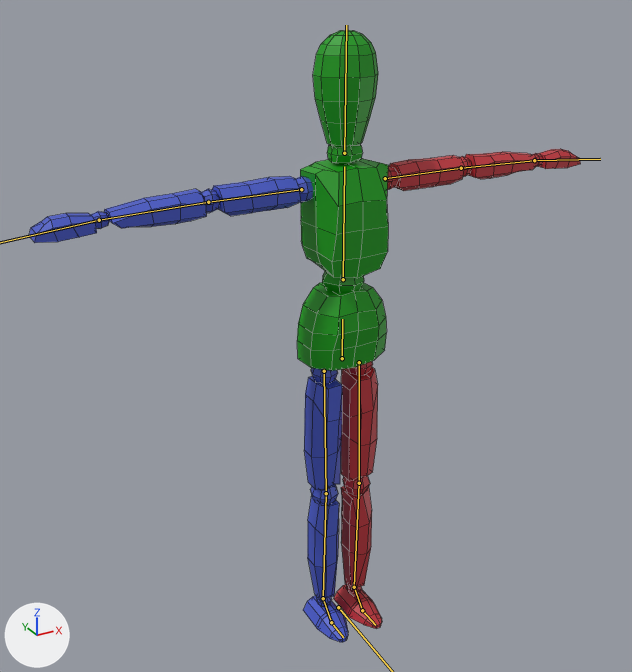
Renders of the FBX model Assets/Blender/Character.fbx from each side of a commit.
One viewpoint serves both versions: a 50 mm camera at (-1.079, -1.817, 1.827) aimed at (-0.051, 0.052, 0.892). The lights are fixed; the arrows at lower left show +X, +Y and +Z. The bones that bend it are drawn over the model as lines. Mesh edges are drawn as thin lines.

Names of what the first picture shows: 'Character'.
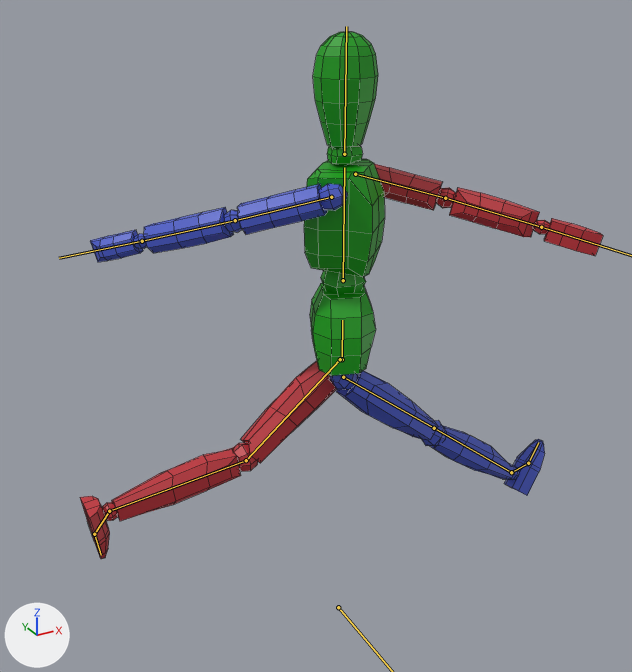
The newer file adds an action. The first version stands in its rest pose; the second is drawn at frame 1 of the action 'DashLeft'.

The change, as a diff of the scene's bpy script:
```diff
--- a/Assets/Blender/Character.fbx.py
+++ b/Assets/Blender/Character.fbx.py
@@ bone_hip @@
 bone_hip = bpy.data.objects['Armature'].pose.bones['Hip']  # child of 'Root'
-bone_hip.location = (0.0, 0.0, 0.0)
-bone_hip.rotation_quaternion = (1.0, 0.0, 0.0, 0.0)  # degrees (0, 0, 0)
+bone_hip.location = (0.0, -0.02, 0.0)
+bone_hip.rotation_quaternion = (0.843, 0.0, 0.537, 0.0)  # degrees (0, 65, 0)
@@ bone_spine @@
 bone_spine = bpy.data.objects['Armature'].pose.bones['Spine']  # child of 'Hip'
-bone_spine.rotation_quaternion = (1.0, 0.0, 0.0, 0.0)  # degrees (0, 0, 0)
+bone_spine.rotation_quaternion = (0.985, 0.0, -0.174, 0.0)  # degrees (0, -20, 0)
@@ bone_head @@
 bone_head = bpy.data.objects['Armature'].pose.bones['Head']  # child of 'Spine'
-bone_head.rotation_quaternion = (1.0, 0.0, 0.0, 0.0)  # degrees (0, 0, 0)
+bone_head.rotation_quaternion = (0.924, 0.0, -0.383, 0.0)  # degrees (0, -45, 0)
@@ bone_upper_arm_l @@
 bone_upper_arm_l = bpy.data.objects['Armature'].pose.bones['Upper Arm.L']  # child of 'Spine'
-bone_upper_arm_l.rotation_quaternion = (1.0, 0.0, 0.0, 0.0)  # degrees (0, 0, 0)
+bone_upper_arm_l.rotation_quaternion = (0.596, 0.403, -0.47, -0.511)  # degrees (76, -9, -88)
@@ bone_lower_arm_l @@
 bone_lower_arm_l = bpy.data.objects['Armature'].pose.bones['Lower Arm.L']  # child of 'Upper Arm.L'
-bone_lower_arm_l.rotation_quaternion = (1.0, 0.0, 0.0, 0.0)  # degrees (0, 0, 0)
+bone_lower_arm_l.rotation_quaternion = (0.999, 0.0, 0.0, -0.047)  # degrees (0, 0, -5)
@@ bone_upper_arm_r @@
 bone_upper_arm_r = bpy.data.objects['Armature'].pose.bones['Upper Arm.R']  # child of 'Spine'
-bone_upper_arm_r.rotation_quaternion = (1.0, 0.0, 0.0, 0.0)  # degrees (0, 0, 0)
+bone_upper_arm_r.rotation_quaternion = (0.613, -0.386, -0.465, 0.509)  # degrees (-74, -10, 87)
@@ bone_lower_arm_r @@
 bone_lower_arm_r = bpy.data.objects['Armature'].pose.bones['Lower Arm.R']  # child of 'Upper Arm.R'
-bone_lower_arm_r.rotation_quaternion = (1.0, 0.0, 0.0, 0.0)  # degrees (0, 0, 0)
+bone_lower_arm_r.rotation_quaternion = (0.998, 0.0, 0.0, 0.057)  # degrees (0, 0, 6)
@@ bone_upper_leg_l @@
 bone_upper_leg_l = bpy.data.objects['Armature'].pose.bones['Upper Leg.L']  # child of 'Hip'
-bone_upper_leg_l.rotation_quaternion = (1.0, 0.0, 0.0, 0.0)  # degrees (0, 0, 0)
+bone_upper_leg_l.rotation_quaternion = (0.879, -0.428, -0.2, -0.064)  # degrees (-53, -24, 4)
@@ bone_lower_leg_l @@
 bone_lower_leg_l = bpy.data.objects['Armature'].pose.bones['Lower Leg.L']  # child of 'Upper Leg.L'
-bone_lower_leg_l.rotation_quaternion = (1.0, 0.0, 0.0, 0.0)  # degrees (0, 0, 0)
+bone_lower_leg_l.rotation_quaternion = (0.966, -0.26, 0.0, 0.0)  # degrees (-30, 0, 0)
@@ bone_upper_leg_r @@
 bone_upper_leg_r = bpy.data.objects['Armature'].pose.bones['Upper Leg.R']  # child of 'Hip'
-bone_upper_leg_r.rotation_quaternion = (1.0, 0.0, 0.0, 0.0)  # degrees (0, 0, 0)
+bone_upper_leg_r.rotation_quaternion = (0.873, 0.421, -0.241, 0.058)  # degrees (53, -28, -7)
@@ bone_lower_leg_r @@
 bone_lower_leg_r = bpy.data.objects['Armature'].pose.bones['Lower Leg.R']  # child of 'Upper Leg.R'
-bone_lower_leg_r.rotation_quaternion = (1.0, 0.0, 0.0, 0.0)  # degrees (0, 0, 0)
+bone_lower_leg_r.rotation_quaternion = (0.999, 0.037, 0.0, 0.0)  # degrees (4, 0, 0)
```

Pixel boxes (x1, y1, x2, y2) of what changed, in the pictures (632 x 672 px):
'Character', posed (14% shorter): before (29, 30, 581, 642); after (80, 32, 603, 559)
bone 'Hip', root to tip: before (342, 358) to (342, 319); after (342, 359) to (342, 320)
bone 'Spine', root to tip: before (343, 279) to (344, 166); after (343, 280) to (344, 167)
bone 'Head', root to tip: before (344, 153) to (346, 25); after (344, 154) to (346, 26)
bone 'Upper Arm.L', root to tip: before (385, 178) to (461, 168); after (355, 174) to (445, 198)
bone 'Lower Arm.L', root to tip: before (461, 168) to (534, 160); after (445, 198) to (541, 227)
bone 'Upper Arm.R', root to tip: before (301, 189) to (208, 202); after (331, 197) to (235, 220)
bone 'Lower Arm.R', root to tip: before (208, 202) to (99, 220); after (235, 220) to (142, 241)
bone 'Upper Leg.L', root to tip: before (359, 362) to (359, 483); after (340, 359) to (246, 460)
bone 'Lower Leg.L', root to tip: before (359, 483) to (354, 587); after (246, 460) to (109, 511)
bone 'Upper Leg.R', root to tip: before (324, 371) to (326, 493); after (343, 377) to (434, 428)
bone 'Lower Leg.R', root to tip: before (326, 493) to (323, 598); after (434, 428) to (511, 472)
